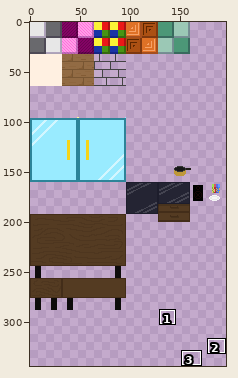
File history of a sprite sheet, YoavProject/Resources/Background.png. Above, an overview of the earlier version with the close-up marked.
Close-up. Old version:
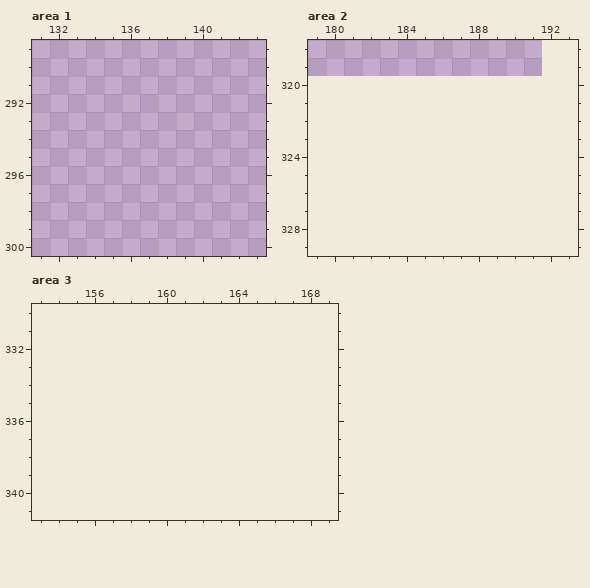
The file is 192x320 pixels. Colours within 5 levels of each other are drawn and written as one. Shown: area 1: x 131..143, y 289..300; area 2: x 179..193, y 318..329; area 3: x 153..169, y 330..341. The old version is drawn lined up with the new one, on the new canvas. The wide view leaves out empty margins. The commit also changed other parts of the picture, which this record leaves out.
Once edited:
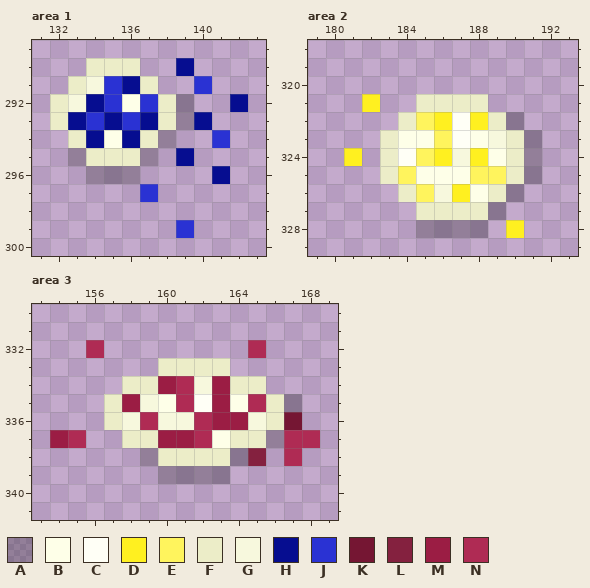
Palette (. is transparent): A #00000040  B #feffe8  C #fffff6  D #fff020  E #fff45d  F #ecedc8  G #f7f8dd  H #060d90  J #2a32d3  K #751633  L #84213f  M #9b1d44  N #af2b54
Difference:
canvas 192x320 -> 224x352
--- area 1
@@ x 131..143 @@
 289 .............
-290 .............
-291 .............
-292 .............
-293 .............
-294 .............
-295 .............
-296 .............
-297 .............
+290 ...FFF..H....
+291 ..FGJHF..J...
+292 .FGHJBJFA..H.
+293 .FHJHJHFAH...
+294 ..FHBHFA..J..
+295 ..AFFFA.H....
+296 ...AAA....H..
+297 ......J......
 298 .............
-299 .............
+299 ........J....
 300 .............
--- area 2
@@ x 179..193 @@
 320 ...............
-321 ...............
-322 ...............
-323 ...............
-324 ...............
-325 ...............
-326 ...............
-327 ...............
-328 ...............
+321 ...D..FFFF.....
+322 .....FEDCDFA...
+323 ....FBBECBGFA..
+324 ..D.FCEDGDBFA..
+325 ....FEBBBEEFA..
+326 .....FEGDBFA...
+327 ......FFFFA....
+328 ......AAAA.D...
 329 ...............
--- area 3
@@ x 153..169 @@
 331 .................
-332 .................
-333 .................
-334 .................
-335 .................
-336 .................
-337 .................
-338 .................
-339 .................
+332 ...N........N....
+333 .......FFFF......
+334 .....FFMNGMFF....
+335 ....FMGBNCMBNFA..
+336 ....FGNGGNMMGFK..
+337 .MN..FFMMNBFFANN.
+338 ......AFFFFAL.N..
+339 .......AAAA......
 340 .................
